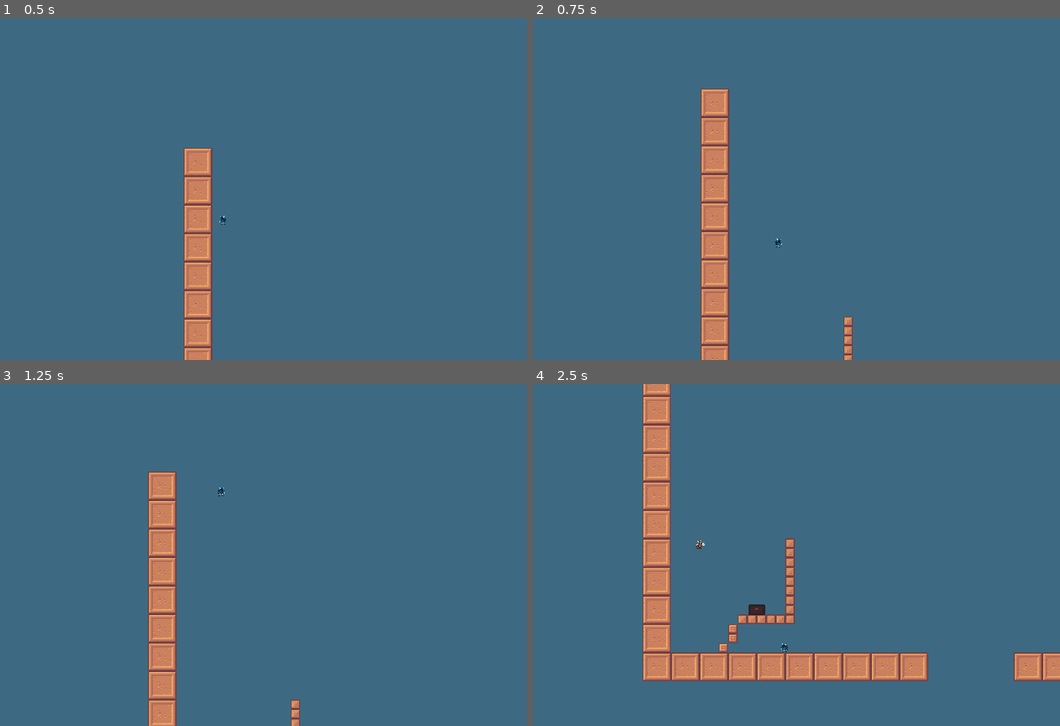
Above: before the commit, frames 1-4 (two rows, left to right).
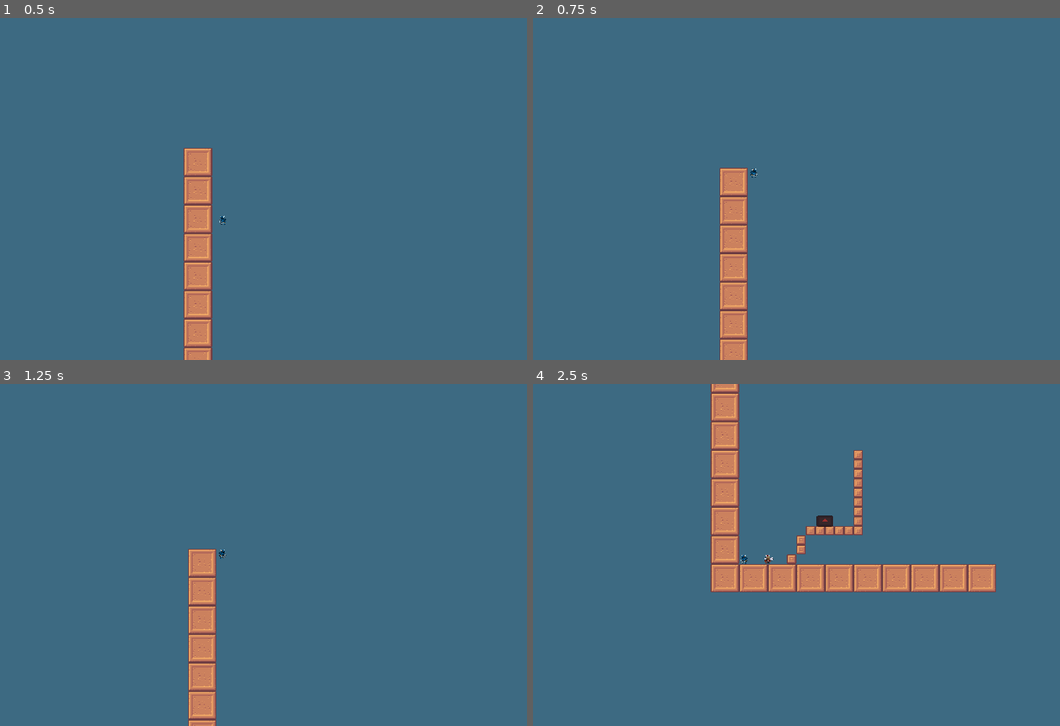
Above: after the commit, the same moments.

Repository: Shaayer/Platformer-Race
Game: Godot game, scene res://control.tscn
The game is run twice, just before and just after one commit, with the same random seed, the same clock (stepped at 60 frames per second) and the same inputs. The engine's default icon, where the game draws it, is replaced by a stand-in: a white triangle on a blue panel in a dark square.
Inputs:
- Up to frame 1 (0.5 s): no input
- Up to frame 2 (0.75 s): hold Right (ui_right) from 0.53 s (still down); hold 1 (1) from 0.53 s (still down)
- Up to frame 3 (1.25 s): keep holding Right (ui_right); keep holding 1 (1); tap Up (ui_up) at 0.77 s; tap 2 (2) at 0.8 s
- Up to frame 4 (2.5 s): release 1 (1) at 1.28 s; tap 2 (2) at 1.35 s; tap Up (ui_up) at 1.52 s; tap A (a) at 1.55, 2.1 s; release Right (ui_right) at 2.03 s; hold Left (ui_left) from 2.03 s (still down); tap D (d) at 2.3 s

Frame 1 is identical in both runs. In frame 2, 6.2% of the frame differs, in the area x 31-61%, y 20-100%; in frame 3, 7.0%; in frame 4, 19%, in the area x 20-100%, y 0-87%.

Commit message:
restart button

Diff:
--- a/Control.gd
+++ b/Control.gd
@@ -23,10 +23,18 @@
 	if Input.is_action_pressed("2"):
 		singlePlayer=false
 		$Player2.enable()
+		$Player.death()
+		$Player2.death()
 		$Label.time=0.0
 	if Input.is_action_pressed("1"):
 		singlePlayer=true
 		$Player2.disable()
+		$Player.death()
+		$Label.time=0.0
+	if Input.is_action_pressed("r"):
+		$Player.death()
+		$Player2.death()
+		$Label.time=0.0
 
 
 	if singlePlayer==false:
--- a/project.godot
+++ b/project.godot
@@ -46,6 +46,11 @@
 "events": [Object(InputEventKey,"resource_local_to_scene":false,"resource_name":"","device":-1,"window_id":0,"alt_press …(191 unchanged characters)…
 ]
 }
+r={
+"deadzone": 0.5,
+"events": [Object(InputEventKey,"resource_local_to_scene":false,"resource_name":"","device":-1,"window_id":0,"alt_pressed":false,"shift_pressed":false,"ctrl_pressed":false,"meta_pressed":false,"pressed":false,"keycode":0,"physical_keycode":82,"key_label":0,"unicode":114,"location":0,"echo":false,"script":null)
+]
+}
 
 [rendering]
 
